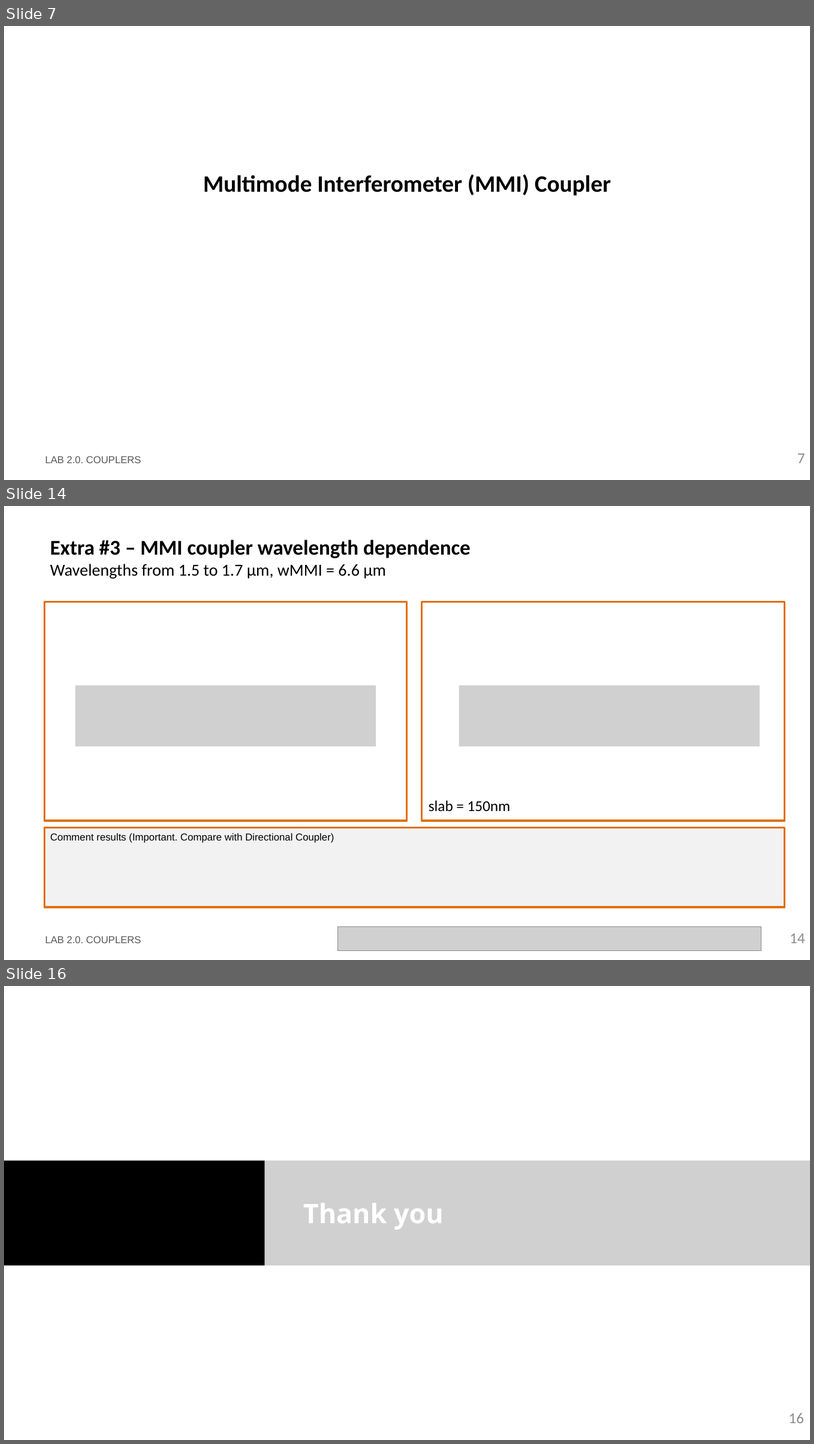
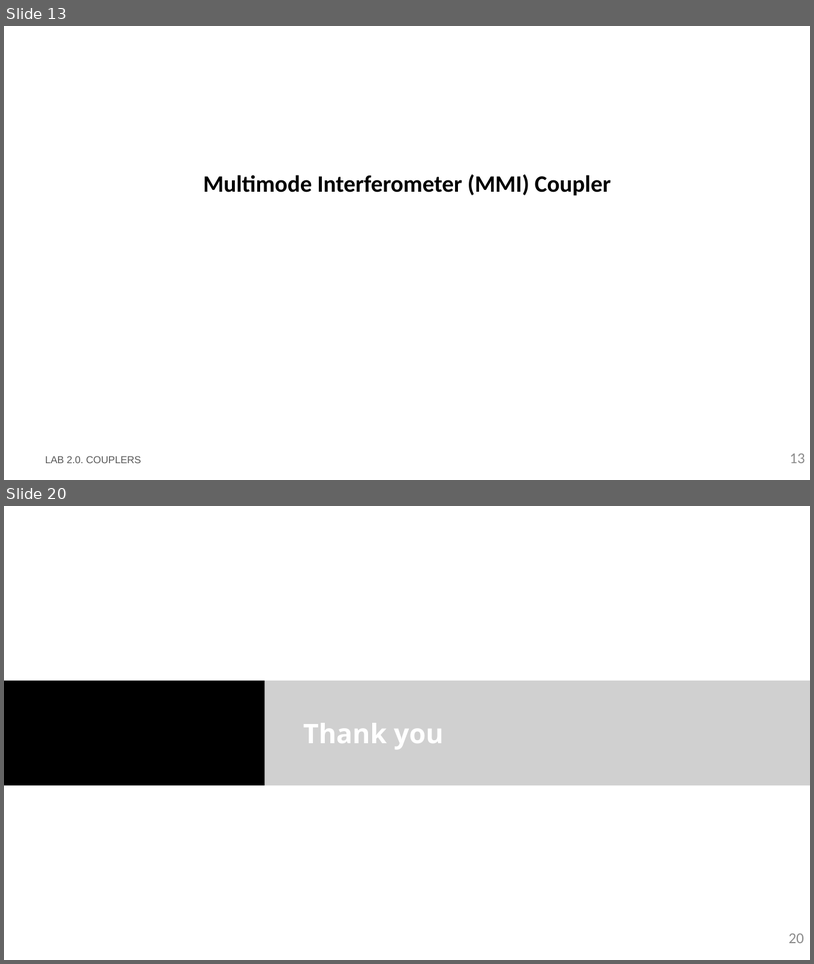
Before and after one commit to mromgar1/pic-upv-lab2, a slide deck: LabBook_20.pptx. Shown one above the other, each under a label of ours: slides 7, 14 and 16 before the commit, slides 13 and 20 after it; the slides between them are not shown. The pictures are 814x1444 and 814x964 pixels, drawn with LibreOffice and Linux fonts; fonts in the diff are those of the drawing; grey boxes stand for pictures; background and template pictures are left out. Boxes give left, top, right and bottom in pixels: in the first picture for what was removed or moved away, otherwise in the second. Text is boxed around its words. In the diff, an @@ line names an element or a change of style, - is before the commit and + after.

```diff
--- a/LabBook_20.pptx
+++ b/LabBook_20.pptx
@@ slide 14 removed at (4,506,810,960), background #FFFFFF @@
@@ title removed at (50,540,471,579) @@
-Extra #3 – MMI coupler wavelength dependence
-Wavelengths from 1.5 to 1.7 µm, wMMI = 6.6 µm
@@ rectangle removed at (45,601,408,820) @@
@@ rectangle removed at (422,601,785,820) @@
@@ picture removed at (75,685,376,746) @@
@@ picture removed at (459,685,760,746) @@
@@ text removed at (429,800,511,811) @@
-slab = 150nm
@@ rectangle removed at (45,828,786,907) @@
-Comment results (Important. Compare with Directional Coupler)
@@ text removed at (45,936,141,943) @@
-LAB 2.0. COUPLERS
@@ picture removed at (338,927,762,951) @@
@@ page number removed at (790,933,806,943) @@
-14
@@ what was slide 7 is now slide 13 @@
@@ page number at (790,453,806,463): text changed @@
-7
+13
@@ what was slide 16 is now slide 20 @@
@@ page number at (789,933,804,943): text changed @@
-16
+20
```
Also in this commit, not shown: 4 slides changed, 12 slides added, 7 other slides removed, 1 other file.
